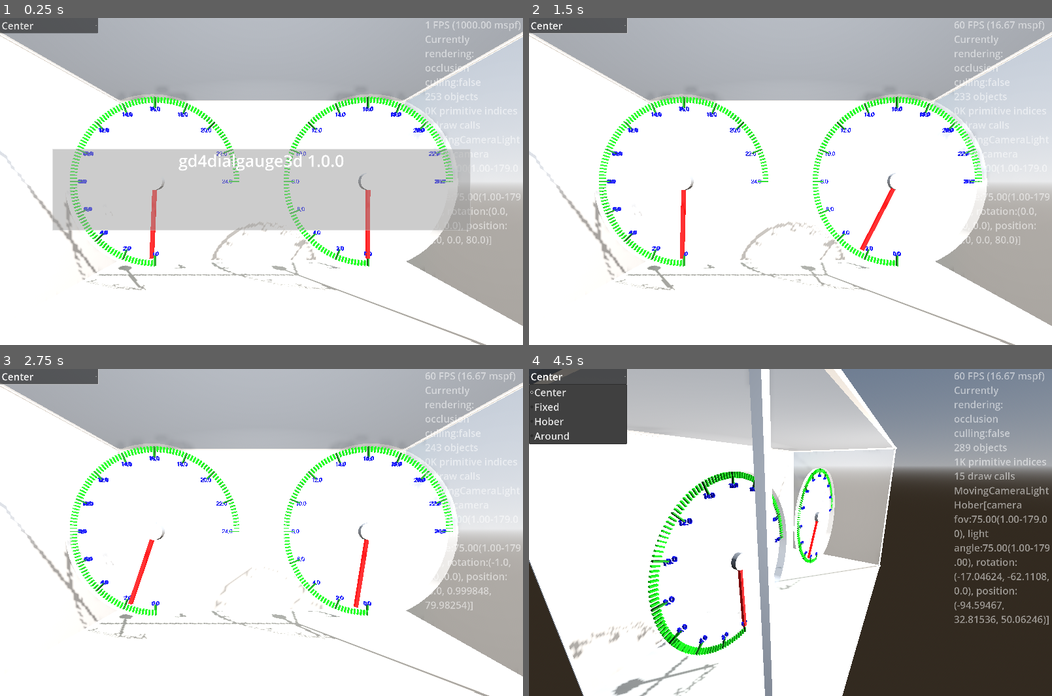
Above: before the commit, frames 1-4 (two rows, left to right).
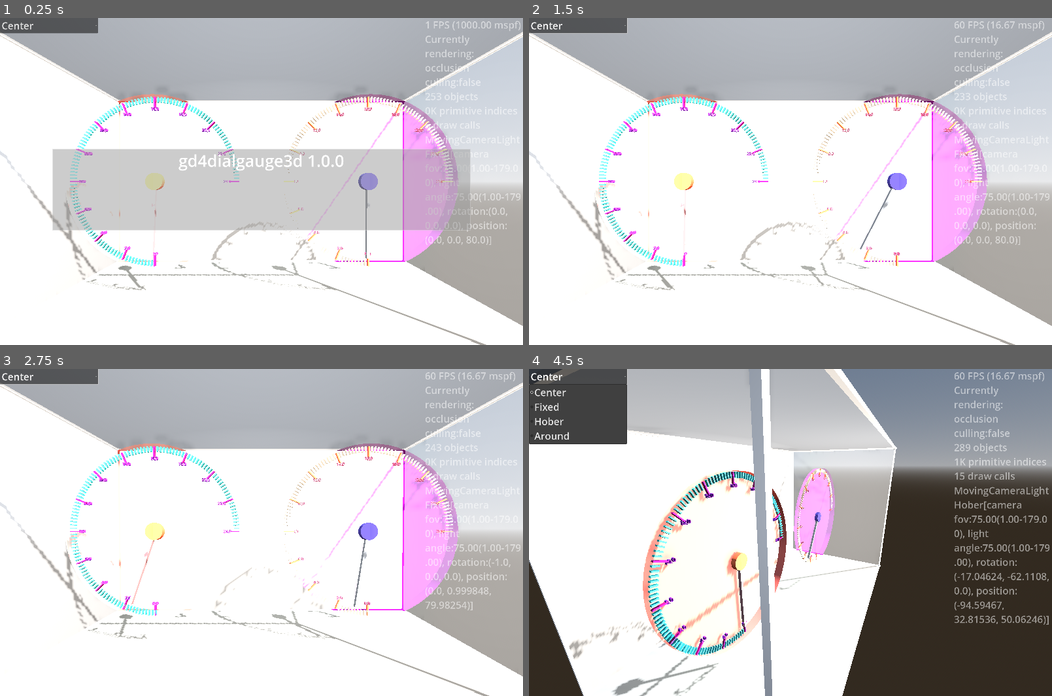
Above: after the commit, the same moments.

Repository: kasworld/gd4dialgauge3d
Game: Godot game, scene res://main.tscn
Two runs of this game, one before a commit and one after it. Both use one fixed random seed, a clock stepped at 60 frames per second and the inputs below.
Inputs (mouse positions are in pixels of both pictures, inside the frame that each line leads up to):
- Up to frame 1 (0.25 s): no input
- Up to frame 2 (1.5 s): click "Center" at 0.5 s; tap Enter at 1.25 s; move the mouse to (905, 165) at 1.27 s; hold Right from 1.28 s (still down); tap Q at 1.35 s; click (905, 165) at 1.42 s
- Up to frame 3 (2.75 s): move the mouse to (156, 548) at 2.02 s; release Right at 2.03 s; hold Down from 2.03 s (still down); tap E at 2.1 s
- Up to frame 4 (4.5 s): move the mouse to (842, 460) at 2.77 s; release Down at 2.78 s; hold Right 2.78-3.53 s; tap Enter at 2.85, 4.25 s; tap Space at 3.5 s; move the mouse to (764, 597) at 3.52 s; hold Up 3.53-4.28 s; tap Q at 3.6 s; click (764, 597) at 3.67 s; move the mouse to (947, 581) at 4.27 s; hold Left from 4.28 s (still down); tap E at 4.35 s

The runs differ from the first frame. In frame 1, 6.6% of the frame differs, in the area x 13-88%, y 23-82%; in frame 2, 6.9%, in the area x 13-88%, y 23-83%; in frame 3, 6.8%; in frame 4, 5.8%.

Commit message:
add color to init

Diff:
--- a/dial_gauge/dial_gauge.gd
+++ b/dial_gauge/dial_gauge.gd
@@ -11,10 +11,14 @@
 	rad_range = r_range
 	return self
 
-func init(radius :float, depth :float) -> DialGauge:
-	init_case(radius, depth, Color(1,1,1,0.5) )
-	init_center(radius/10, depth/2, Color(0.5,0.5,0.5))
-	init_needle(radius*0.9, depth*0.3, Color.RED)
+func init(radius :float, depth :float,
+	case_color :Color = Color(1,1,1,0.5),
+	center_color :Color = Color(0.5,0.5,0.5),
+	needle_color :Color = Color.RED
+	) -> DialGauge:
+	init_case(radius, depth, case_color )
+	init_center(radius/10, depth/2, center_color)
+	init_needle(radius*0.9, depth*0.3, needle_color)
 	return self
 
 func init_case(radius :float, depth :float, co :Color) -> DialGauge:
--- a/main.gd
+++ b/main.gd
@@ -69,26 +69,26 @@
 func dialgauge_demo(gc :GlassCabinet) -> void:
 	var radius := gc.cabinet_size.x/5
 	var dg = preload("res://dial_gauge/dial_gauge.tscn").instantiate(
-		).init(radius, gc.cabinet_size.z/20
+		).init(radius, gc.cabinet_size.z/20,random_color(),random_color(),random_color(),
 		).init_range( [0,24], [PI*1.5,0]
-		).add_dial_num(radius*0.85, gc.cabinet_size.z/100, 2, 12, Color.BLUE,
+		).add_dial_num(radius*0.85, gc.cabinet_size.z/100, 1.5, 12, random_color(),
 		).add_dial_bar(radius*0.99, Vector3(gc.cabinet_size.z/40, gc.cabinet_size.z/200, gc.cabinet_size.z/100),
-			DialGauge.BarAlign.In, 120, Color.GREEN
+			DialGauge.BarAlign.In, 120, random_color()
 		).add_dial_bar(radius*0.99, Vector3(gc.cabinet_size.z/20, gc.cabinet_size.z/200, gc.cabinet_size.z/100),
-			DialGauge.BarAlign.In, 12, Color.DARK_GREEN
+			DialGauge.BarAlign.In, 12, random_color()
 		)
 	dg.position = gc.calc_pos_by_grid(0,0,2,1)
 	gc.add_child(dg)
 	dialgauge_list.append([dg, 0.0])
 	radius = gc.cabinet_size.x/5
 	dg = preload("res://dial_gauge/dial_gauge.tscn").instantiate(
-		).init(radius, gc.cabinet_size.z/20
+		).init(radius, gc.cabinet_size.z/20,random_color(),random_color(),random_color(),
 		).init_range( [0,24], [PI*1.5,0]
-		).add_dial_num(radius*0.85, gc.cabinet_size.z/100, 2, 12, Color.BLUE,
+		).add_dial_num(radius*0.85, gc.cabinet_size.z/100, 1.5, 12, random_color(),
 		).add_dial_bar(radius*0.99, Vector3(gc.cabinet_size.z/40, gc.cabinet_size.z/200, gc.cabinet_size.z/100),
-			DialGauge.BarAlign.In, 120, Color.GREEN
+			DialGauge.BarAlign.In, 120, random_color()
 		).add_dial_bar(radius*0.99, Vector3(gc.cabinet_size.z/20, gc.cabinet_size.z/200, gc.cabinet_size.z/100),
-			DialGauge.BarAlign.In, 12, Color.DARK_GREEN
+			DialGauge.BarAlign.In, 12, random_color()
 		)
 	dg.position = gc.calc_pos_by_grid(1,0,2,1)
 	gc.add_child(dg)
@@ -100,6 +100,10 @@
 		dg[1] += randfn(0,0.2)
 		dg[1] = clampf(dg[1], 0,24)
 		dg[0].set_needle_value(dg[1])
+
+func random_color() -> Color:
+	return NamedColorList.color_list.pick_random()[0]
+
 
 func _process(_delta: float) -> void:
 	dialgauge_animate()
